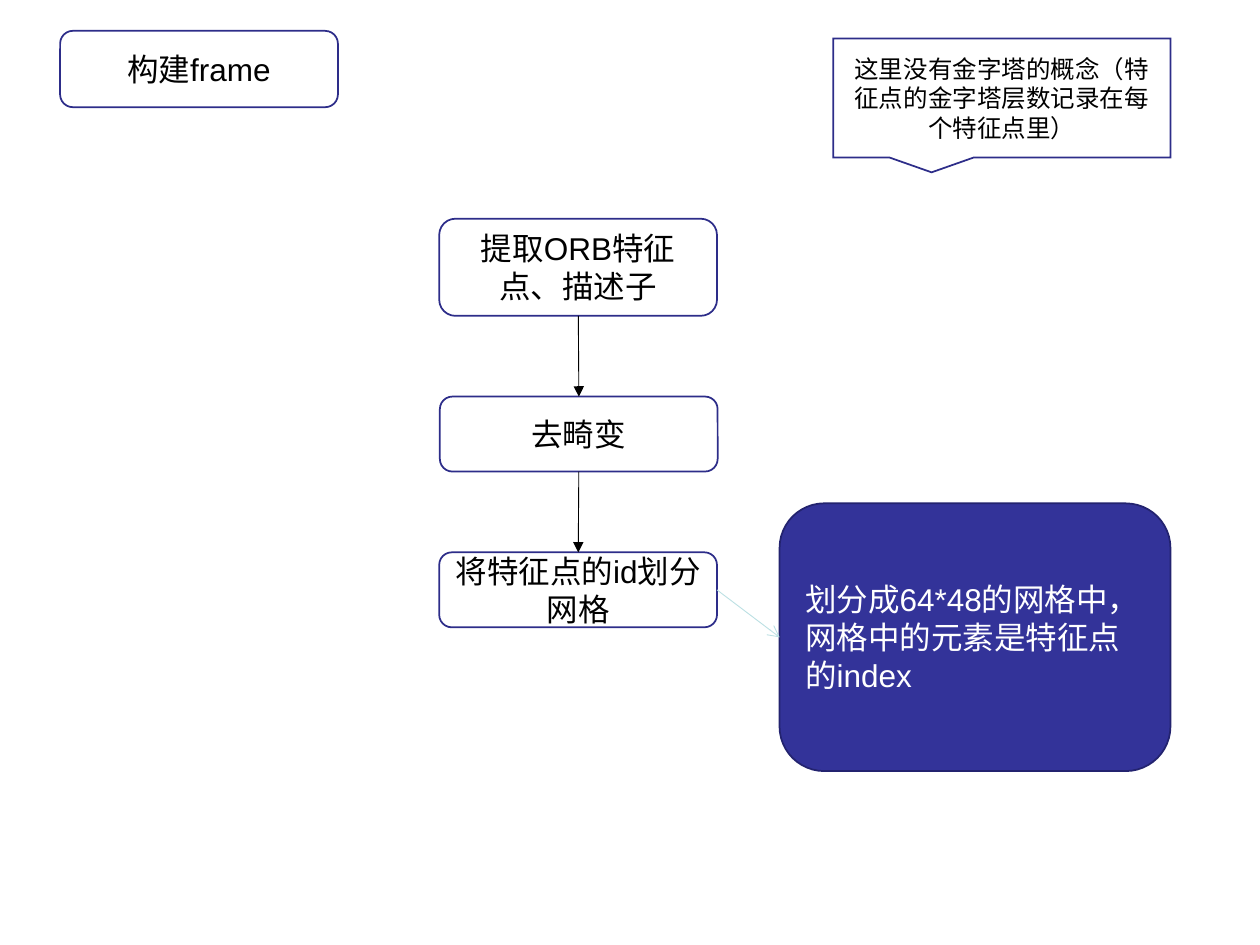
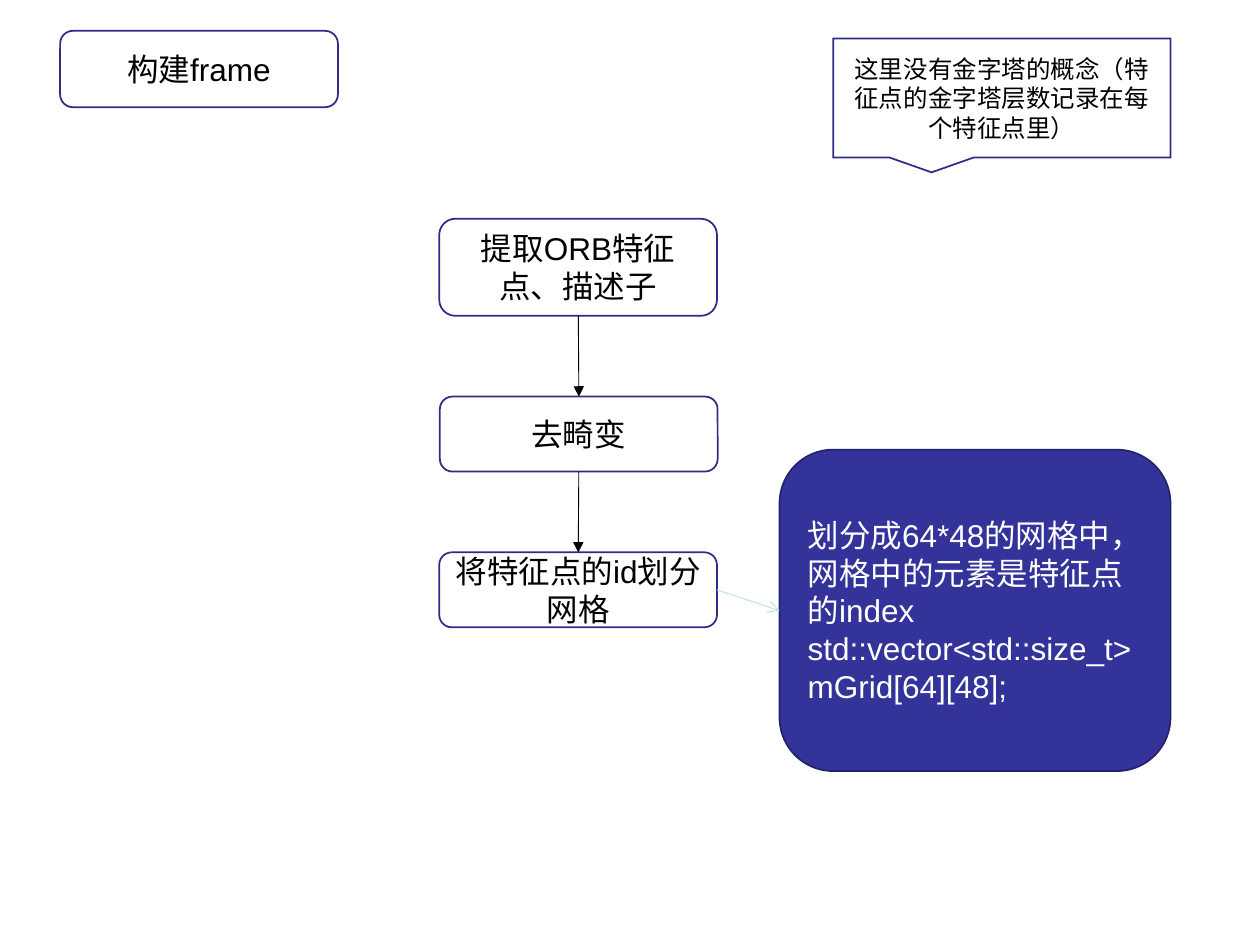
Before and after one commit to YANG1029young/ORBSLAM_NOTE, a slide deck: slide 2 of yang/hahaha.ppt. Drawn at 1260x945 pixels with LibreOffice and Linux fonts; fonts in the diff are those of the drawing. Boxes give left, top, right and bottom in pixels: in the first picture for what was removed or moved away, otherwise in the second. Text is boxed around its words. In the diff, an @@ line names an element or a change of style, - is before the commit and + after.

```diff
--- a/yang/hahaha.ppt
+++ b/yang/hahaha.ppt
@@ rounded rectangle "划分成64*48的网格中，网格中的元素是特征点的index": place and size @@
-rounded rectangle "划分成64*48的网格中，网格中的元素是特征点的index" at (780, 503, 1171, 770)
+rounded rectangle "划分成64*48的网格中，网格中的元素是特征点的index" at (780, 450, 1171, 771)
@@ arrow moved from (717, 590) - (780, 638) to (717, 590) - (780, 611) @@
@@ text in rounded rectangle at (808, 637, 1132, 704): paragraph added @@
+std::vector<std::size_t> mGrid[64][48];
```
Also in this commit, not shown: 1 other slide changed, 1 other file.
